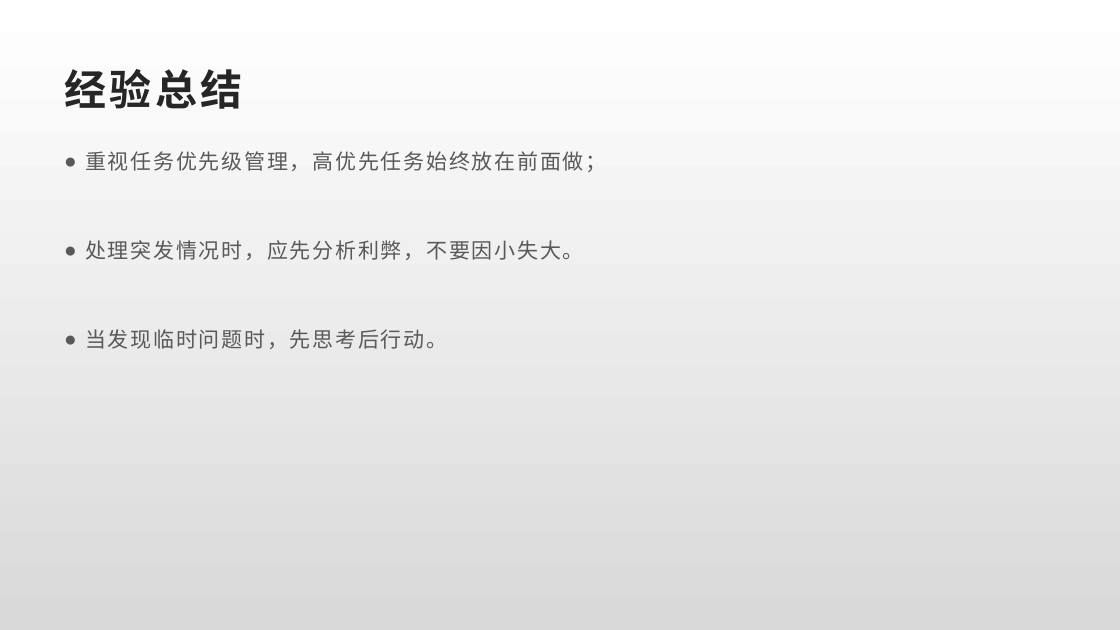
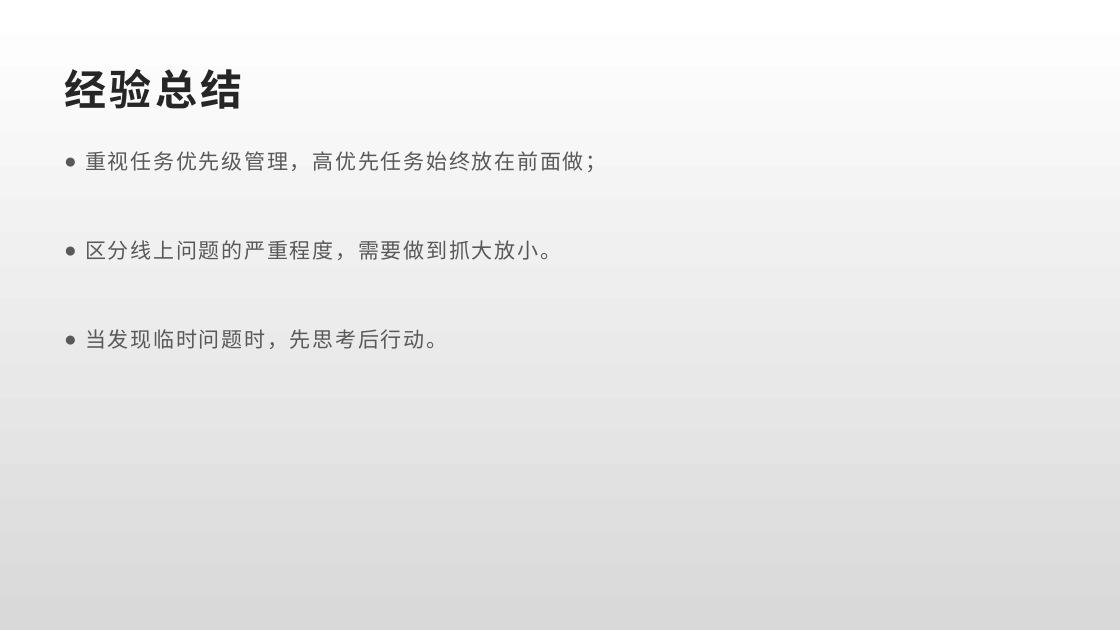
Before and after one commit to Rexixe1993/JavaScriptLesson, a slide deck: slide 13 of 全球版灌篮OBT复盘总结.pptx. Drawn at 1120x630 pixels with LibreOffice and Linux fonts; fonts in the diff are those of the drawing. Boxes give left, top, right and bottom in pixels: in the first picture for what was removed or moved away, otherwise in the second. Text is boxed around its words. In the diff, an @@ line names an element or a change of style, - is before the commit and + after.

```diff
--- a/全球版灌篮OBT复盘总结.pptx
+++ b/全球版灌篮OBT复盘总结.pptx
@@ text at [85, 240, 561, 260]: text changed @@
-● 处理突发情况时，应先分析利弊，不要因小失大。
+● 区分线上问题的严重程度，需要做到抓大放小。
```
Also in this commit, not shown: 9 other slides changed, 2 slides added, 2 slides removed.
